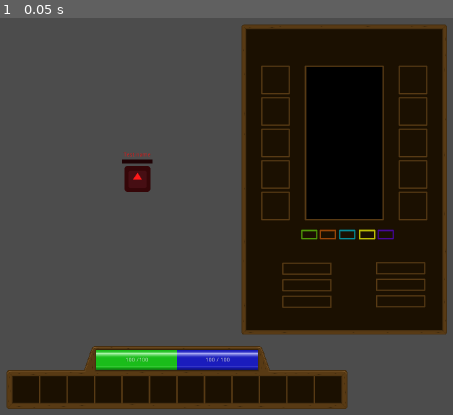
Above: before the commit, frame 1.
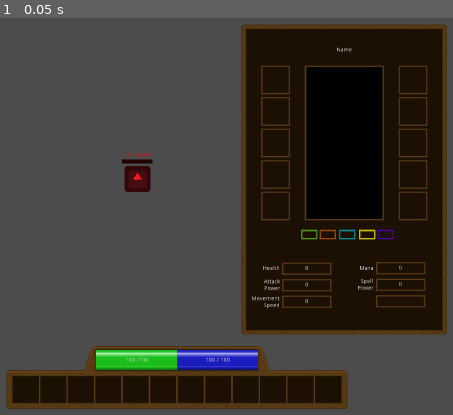
Above: after the commit, the same moment.

Repository: TRushton95/Shard
Game: Godot game, scene res://Gameplay/Maps/Map.tscn
Two runs of this game, one before a commit and one after it. Both use one fixed random seed, a clock stepped at 60 frames per second and the inputs below. This scene is started directly instead of the project's main scene. The engine's default icon, where the game draws it, is replaced by a stand-in: a white triangle on a blue panel in a dark square.
Inputs:
- Up to frame 1 (0.05 s): no input

The runs differ from the first frame. In frame 1, 0.3% of the frame differs, in the area x 55-89%, y 7-74%.

Commit message:
Wire up attributes and changes to character panel

Diff:
--- a/Src/Gameplay/Entities/Unit/Unit.gd
+++ b/Src/Gameplay/Entities/Unit/Unit.gd
@@ -3,22 +3,21 @@
 
 var _movement_path : PoolVector2Array
 var current_health : int setget _set_current_health
-var max_mana := 50
-remotesync var current_mana := max_mana setget _set_current_mana # Remove remotesync when test_mana_refill is removed
+remotesync var current_mana : int setget _set_current_mana # Remove remotesync when test_mana_refill is removed
 var casting_index := -1 # -1 for not casting
 var channelling_index := -1 # -1 for not channeling
 
 var base_movement_speed := 250
 var base_health := 50
+var base_mana := 25
 var base_attack_power := 0
 var base_spell_power := 0
-var base_armour := 0
-
-var movement_speed_attr : ModifiableAttribute
+
 var health_attr : ModifiableAttribute
+var mana_attr : ModifiableAttribute
 var attack_power_attr : ModifiableAttribute
 var spell_power_attr : ModifiableAttribute
-var armour_attr : ModifiableAttribute
+var movement_speed_attr : ModifiableAttribute
 
 signal left_clicked
 signal path_finished
@@ -32,6 +31,11 @@
 signal damage_received(value)
 signal healing_received(value)
 signal mana_changed(value)
+signal health_attr_changed(value)
+signal mana_attr_changed(value)
+signal attack_power_attr_changed(value)
+signal spell_power_attr_changed(value)
+signal movement_speed_attr_changed(value)
 
 
 func _on_Clickbox_input_event(viewport, event, shape_idx):
@@ -67,25 +71,42 @@
 
 # Stat change handlers
 
-func _on_health_attr_changed(health: int) -> void:
-	pass
+func _on_health_attr_changed(value: int) -> void:
+	emit_signal("health_attr_changed", value)
+
+
+func _on_mana_attr_changed(value: int) -> void:
+	emit_signal("mana_attr_changed", value)
+
+
+func _on_attack_power_attr_changed(value: int) -> void:
+	emit_signal("attack_power_attr_changed", value)
+
+
+func _on_spell_power_attr_changed(value: int) -> void:
+	emit_signal("spell_power_attr_changed", value)
+
+
+func _on_movement_speed_attr_changed(value: int) -> void:
+	emit_signal("movement_speed_attr_changed", value)
 
 # End of Stat change handlers
 
 
 func _ready():
-	movement_speed_attr = ModifiableAttribute.new(base_movement_speed)
 	health_attr = ModifiableAttribute.new(base_health)
+	mana_attr = ModifiableAttribute.new(base_mana)
 	attack_power_attr = ModifiableAttribute.new(base_attack_power)
 	spell_power_attr = ModifiableAttribute.new(base_spell_power)
-	armour_attr = ModifiableAttribute.new(base_armour)
+	movement_speed_attr = ModifiableAttribute.new(base_movement_speed)
 	current_health = health_attr.value
-
-#	movement_speed_attr.connect("changed", self, "_on_movement_speed_attr_changed")
-#	health_attr.connect("changed", self, "_on_health_attr_changed")
-#	attack_power_attr.connect("changed", self, "_on_attack_power_attr_changed")
-#	spell_power_attr.connect("changed", self, "_on_spell_power_attr_changed")
-#	armour_attr.connect("changed", self, "_on_armour_attr_changed")
+	current_mana = mana_attr.value
+
+	health_attr.connect("changed", self, "_on_health_attr_changed")
+	mana_attr.connect("changed", self, "_on_mana_attr_changed")
+	attack_power_attr.connect("changed", self, "_on_attack_power_attr_changed")
+	spell_power_attr.connect("changed", self, "_on_spell_power_attr_changed")
+	movement_speed_attr.connect("changed", self, "_on_movement_speed_attr_changed")
 
 	$UnitProfile/VBoxContainer/SmallHealthBar.max_value = current_health
 	$CastTimer.one_shot = false
@@ -284,7 +305,7 @@
 
 	if current_mana < 0:
 		current_mana = 0
-	elif current_mana > max_mana:
-		current_mana = max_mana
+	elif current_mana > mana_attr.value:
+		current_mana = mana_attr.value
 
 	emit_signal("mana_changed", current_mana)
--- a/Src/Gameplay/Maps/Map.gd
+++ b/Src/Gameplay/Maps/Map.gd
@@ -27,6 +27,35 @@
 	$PathDebug.hide()
 
 
+func _on_player_health_attr_changed(value: int) -> void:
+	$CanvasLayer/CharacterPanel.set_health_attr(value)
+	$CanvasLayer/ActionBar.set_max_health(value)
+
+	if selected_unit == get_node(player_name):
+		$CanvasLayer/TargetFrame.set_max_health(value)
+
+
+
+func _on_player_mana_attr_changed(value: int) -> void:
+	$CanvasLayer/CharacterPanel.set_mana_attr(value)
+	$CanvasLayer/ActionBar.set_max_mana(value)
+
+	if selected_unit == get_node(player_name):
+		$CanvasLayer/TargetFrame.set_max_mana(value)
+
+
+func _on_player_attack_power_attr_changed(value: int) -> void:
+	$CanvasLayer/CharacterPanel.set_attack_power_attr(value)
+
+
+func _on_player_spell_power_attr_changed(value: int) -> void:
+	$CanvasLayer/CharacterPanel.set_spell_power_attr(value)
+
+
+func _on_player_movement_speed_attr_changed(value: int) -> void:
+	$CanvasLayer/CharacterPanel.set_movement_speed_attr(value)
+
+
 func _on_unit_damage_received(value: int, unit: Unit) -> void:
 	var floating_text = floating_text_scene.instance()
 	floating_text.setup(value, unit.position, Color.red)
@@ -90,6 +119,8 @@
 	if unit == get_node(player_name):
 		$CanvasLayer/CastBar.hide()
 
+var mana_modifier = Modifier.new(Enums.ModifierType.Additive, 5)
+
 func _process(delta: float) -> void:
 	var player = get_node(player_name)
 
@@ -97,9 +128,9 @@
 
 	# Test commands for testing whatever
 	if Input.is_action_just_pressed("test_right"):
-		pass
+		player.mana_attr.push_modifier(mana_modifier)
 	if Input.is_action_just_pressed("test_left"):
-		pass
+		player.mana_attr.remove_modifier(mana_modifier)
 	# End of test commands
 
 	if Input.is_action_just_pressed("toggle_character_panel"):
@@ -120,7 +151,7 @@
 	if Input.is_action_just_pressed("test_interrupt"):
 		player.rpc("interrupt")
 	if Input.is_action_just_pressed("test_mana_refill"):
-		player.rset("current_mana", player.max_mana)
+		player.rset("current_mana", player.mana_attr.value)
 
 	if ability_index >= 0:
 		var ability = player.get_node("Abilities").get_child(ability_index)
@@ -213,9 +244,21 @@
 
 		if player == player_name:
 			unit.connect("path_finished", self, "_on_player_path_finished")
+			unit.connect("health_attr_changed", self, "_on_player_health_attr_changed")
+			unit.connect("mana_attr_changed", self, "_on_player_mana_attr_changed")
+			unit.connect("attack_power_attr_changed", self, "_on_player_attack_power_attr_changed")
+			unit.connect("spell_power_attr_changed", self, "_on_player_spell_power_attr_changed")
+			unit.connect("movement_speed_attr_changed", self, "_on_player_movement_speed_attr_changed")
 			$CanvasLayer/ActionBar.setup_abilities(unit.get_node("Abilities").get_children())
 			$CanvasLayer/ActionBar.set_max_health(unit.health_attr.value)
-			$CanvasLayer/ActionBar.set_max_mana(unit.max_mana)
+			$CanvasLayer/ActionBar.set_max_mana(unit.mana_attr.value)
+			$CanvasLayer/CharacterPanel.set_character_name(player_name)
+			$CanvasLayer/CharacterPanel.set_character_image(unit.get_node("Sprite").texture)
+			$CanvasLayer/CharacterPanel.set_health_attr(unit.health_attr.value)
+			$CanvasLayer/CharacterPanel.set_mana_attr(unit.mana_attr.value)
+			$CanvasLayer/CharacterPanel.set_attack_power_attr(unit.attack_power_attr.value)
+			$CanvasLayer/CharacterPanel.set_spell_power_attr(unit.spell_power_attr.value)
+			$CanvasLayer/CharacterPanel.set_movement_speed_attr(unit.movement_speed_attr.value)
 
 		spawn_index += 1
 
@@ -225,7 +268,7 @@
 		selected_unit = unit
 		print(str(unit.health_attr.value))
 		$CanvasLayer/TargetFrame.set_max_health(unit.health_attr.value)
-		$CanvasLayer/TargetFrame.set_max_mana(unit.max_mana)
+		$CanvasLayer/TargetFrame.set_max_mana(unit.mana_attr.value)
 		$CanvasLayer/TargetFrame.set_current_health(unit.current_health)
 		$CanvasLayer/TargetFrame.set_current_mana(unit.current_mana)
 		$CanvasLayer/TargetFrame.set_name(unit.name)
--- a/Src/Gameplay/UI/CharacterPanel/CharacterPanel.gd
+++ b/Src/Gameplay/UI/CharacterPanel/CharacterPanel.gd
@@ -14,3 +14,31 @@
 func _input(event) -> void:
 	if event is InputEventMouseMotion && held:
 		rect_position += event.relative
+
+
+func set_character_name(character_name: String) -> void:
+	$NameLabel.text = character_name
+
+
+func set_character_image(texture: Texture) -> void:
+	$CharacterImage.texture = texture
+
+
+func set_health_attr(health: int) -> void:
+	$Health/Label.text = str(health)
+
+
+func set_mana_attr(mana: int) -> void:
+	$Mana/Label.text = str(mana)
+
+
+func set_attack_power_attr(attack_power: int) -> void:
+	$AttackPower/Label.text = str(attack_power)
+
+
+func set_spell_power_attr(spell_power: int) -> void:
+	$SpellPower/Label.text = str(spell_power)
+
+
+func set_movement_speed_attr(movement_speed: int) -> void:
+	$MovementSpeed/Label.text = str(movement_speed)
--- a/Src/Gameplay/UI/CharacterPanel/CharacterPanel.tscn
+++ b/Src/Gameplay/UI/CharacterPanel/CharacterPanel.tscn
@@ -17,5 +17,201 @@
 margin_top = 12.0
 margin_right = 496.0
 margin_bottom = 101.0
+
+[node name="NameLabel" type="Label" parent="."]
+anchor_left = 0.5
+anchor_right = 0.5
+margin_left = -77.0
+margin_top = 52.0
+margin_right = 78.0
+margin_bottom = 74.0
+text = "Name"
+align = 1
+valign = 1
+__meta__ = {
+"_edit_use_anchors_": false
+}
+
+[node name="CharacterImage" type="TextureRect" parent="."]
+anchor_left = 0.5
+anchor_top = 0.5
+anchor_right = 0.5
+anchor_bottom = 0.5
+margin_left = -64.0
+margin_top = -223.0
+margin_right = 64.0
+margin_bottom = 33.0
+rect_min_size = Vector2( 128, 256 )
+__meta__ = {
+"_edit_use_anchors_": false
+}
+
+[node name="HealthLabel" type="Label" parent="."]
+margin_left = 26.0
+margin_top = 597.0
+margin_right = 94.0
+margin_bottom = 611.0
+text = "Health"
+align = 2
+valign = 1
+__meta__ = {
+"_edit_use_anchors_": false
+}
+
+[node name="ManaLabel" type="Label" parent="."]
+margin_left = 258.0
+margin_top = 597.0
+margin_right = 326.0
+margin_bottom = 611.0
+text = "Mana"
+align = 2
+__meta__ = {
+"_edit_use_anchors_": false
+}
+
+[node name="AttackPowerLabel" type="Label" parent="."]
+margin_left = 12.0
+margin_top = 630.0
+margin_right = 95.0
+margin_bottom = 661.0
+text = "Attack
+Power"
+align = 2
+valign = 1
+__meta__ = {
+"_edit_use_anchors_": false
+}
+
+[node name="SpellPowerLabel" type="Label" parent="."]
+margin_left = 243.0
+margin_top = 629.0
+margin_right = 326.0
+margin_bottom = 660.0
+text = "Spell
+Power"
+align = 2
+valign = 1
+__meta__ = {
+"_edit_use_anchors_": false
+}
+
+[node name="MovementSpeedLabel" type="Label" parent="."]
+margin_left = 11.0
+margin_top = 672.0
+margin_right = 94.0
+margin_bottom = 703.0
+text = "Movement
+Speed"
+align = 2
+valign = 1
+__meta__ = {
+"_edit_use_anchors_": false
+}
+
+[node name="Health" type="CenterContainer" parent="."]
+margin_left = 104.0
+margin_top = 593.0
+margin_right = 219.0
+margin_bottom = 616.0
+__meta__ = {
+"_edit_use_anchors_": false
+}
+
+[node name="Label" type="Label" parent="Health"]
+margin_left = 53.0
+margin_top = 4.0
+margin_right = 61.0
+margin_bottom = 18.0
+text = "0"
+align = 1
+valign = 1
+__meta__ = {
+"_edit_use_anchors_": false
+}
+
+[node name="Mana" type="CenterContainer" parent="."]
+margin_left = 336.0
+margin_top = 592.0
+margin_right = 451.0
+margin_bottom = 615.0
+__meta__ = {
+"_edit_use_anchors_": false
+}
+
+[node name="Label" type="Label" parent="Mana"]
+margin_left = 53.0
+margin_top = 4.0
+margin_right = 61.0
+margin_bottom = 18.0
+text = "0"
+align = 1
+valign = 1
+__meta__ = {
+"_edit_use_anchors_": false
+}
+
+[node name="AttackPower" type="CenterContainer" parent="."]
+margin_left = 104.0
+margin_top = 634.0
+margin_right = 219.0
+margin_bottom = 657.0
+__meta__ = {
+"_edit_use_anchors_": false
+}
+
+[node name="Label" type="Label" parent="AttackPower"]
+margin_left = 53.0
+margin_top = 4.0
+margin_right = 61.0
+margin_bottom = 18.0
+text = "0"
+align = 1
+valign = 1
+__meta__ = {
+"_edit_use_anchors_": false
+}
+
+[node name="SpellPower" type="CenterContainer" parent="."]
+margin_left = 336.0
+margin_top = 633.0
+margin_right = 451.0
+margin_bottom = 656.0
+__meta__ = {
+"_edit_use_anchors_": false
+}
+
+[node name="Label" type="Label" parent="SpellPower"]
+margin_left = 53.0
+margin_top = 4.0
+margin_right = 61.0
+margin_bottom = 18.0
+text = "0"
+align = 1
+valign = 1
+__meta__ = {
+"_edit_use_anchors_": false
+}
+
+[node name="MovementSpeed" type="CenterContainer" parent="."]
+process_priority = 1
+margin_left = 104.0
+margin_top = 675.0
+margin_right = 219.0
+margin_bottom = 698.0
+__meta__ = {
+"_edit_use_anchors_": false
+}
+
+[node name="Label" type="Label" parent="MovementSpeed"]
+margin_left = 53.0
+margin_top = 4.0
+margin_right = 61.0
+margin_bottom = 18.0
+text = "0"
+align = 1
+valign = 1
+__meta__ = {
+"_edit_use_anchors_": false
+}
 [connection signal="button_down" from="GrabBox" to="." method="_on_GrabBox_button_down"]
 [connection signal="button_up" from="GrabBox" to="." method="_on_GrabBox_button_up"]
